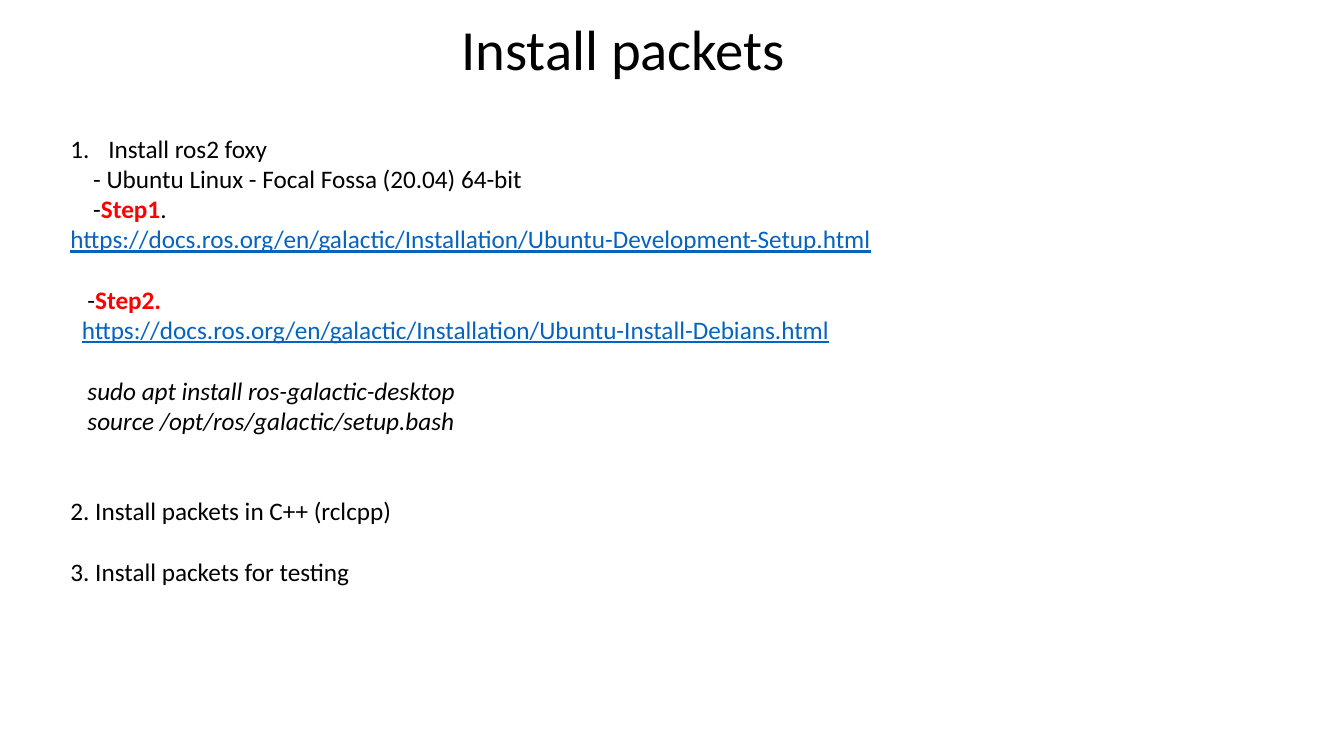
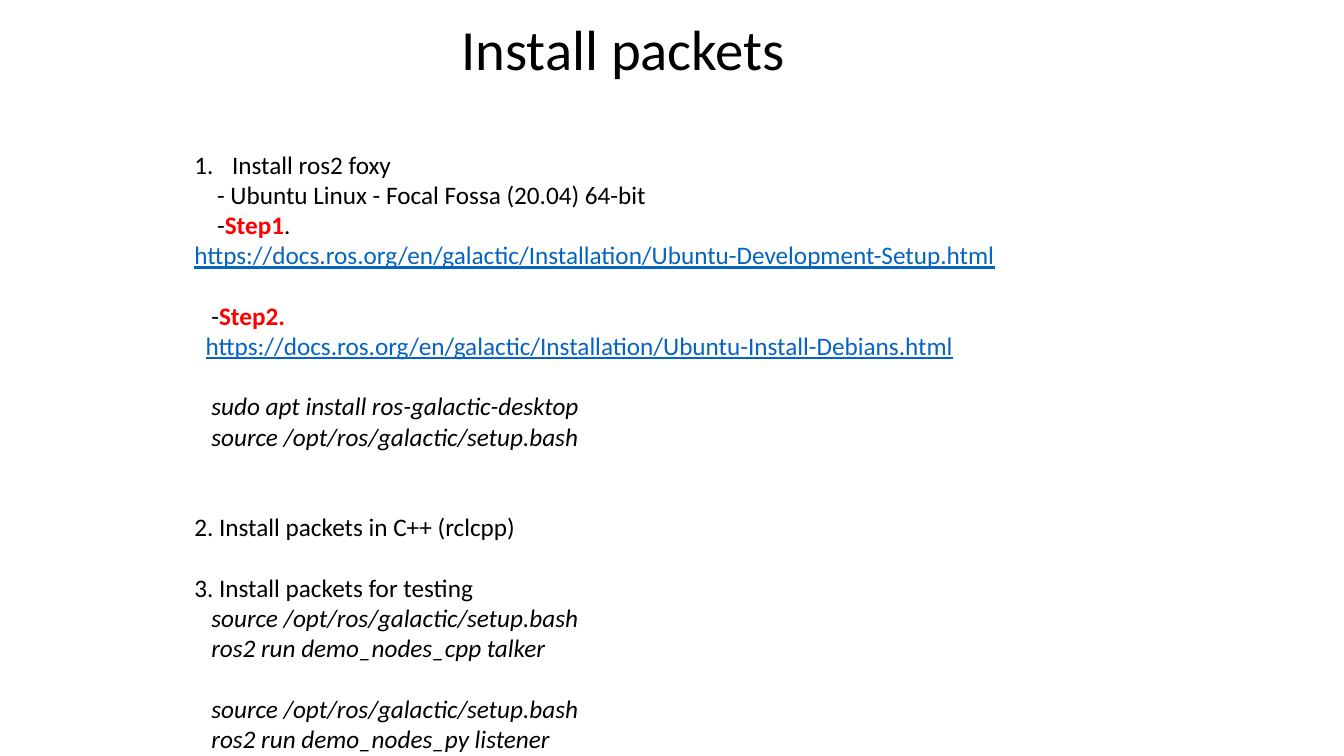
Before and after one commit to letrthong/ros2, a slide deck: slide 4 of ros2.pptx. Drawn at 1344x756 pixels with LibreOffice and Linux fonts; fonts in the diff are those of the drawing. Boxes give left, top, right and bottom in pixels: in the first picture for what was removed or moved away, otherwise in the second. Text is boxed around its words. In the diff, an @@ line names an element or a change of style, - is before the commit and + after.

```diff
--- a/ros2.pptx
+++ b/ros2.pptx
@@ text "Install ros2 foxy": place and size @@
-text "Install ros2 foxy" at <box>70,140,870,586</box>
+text "Install ros2 foxy" at <box>194,156,994,752</box>
@@ text at <box>211,609,578,752</box>: paragraphs added @@
+source /opt/ros/galactic/setup.bash
+ros2 run demo_nodes_cpp talker
+source /opt/ros/galactic/setup.bash
+ros2 run demo_nodes_py listener
```
